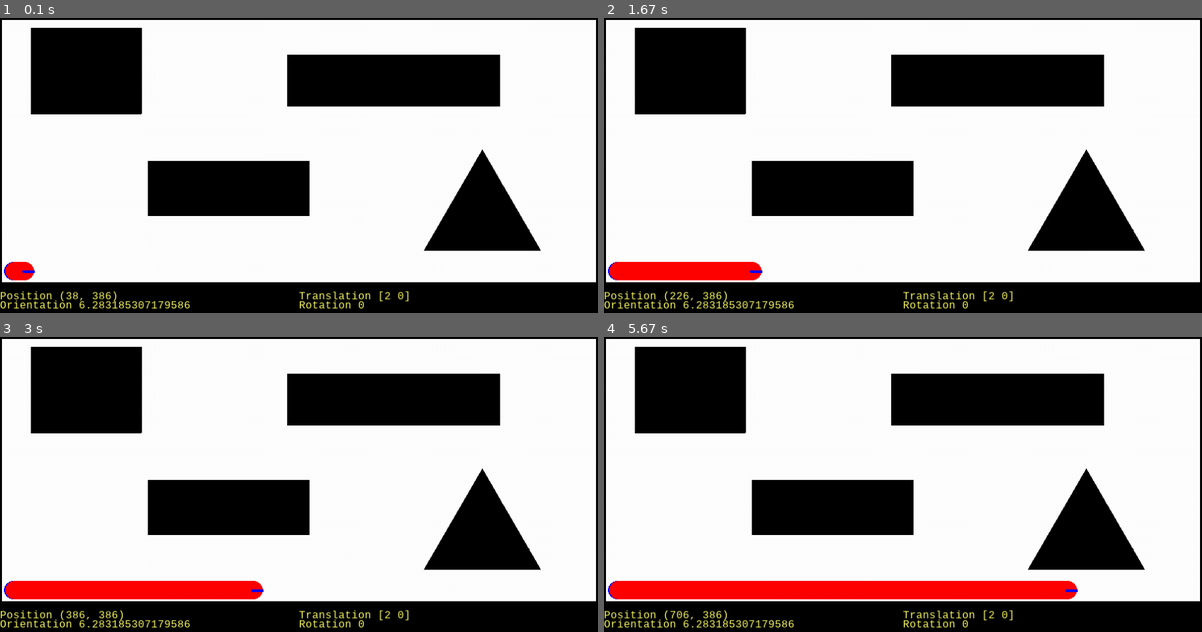
Above: before the commit, frames 1-4 (two rows, left to right).
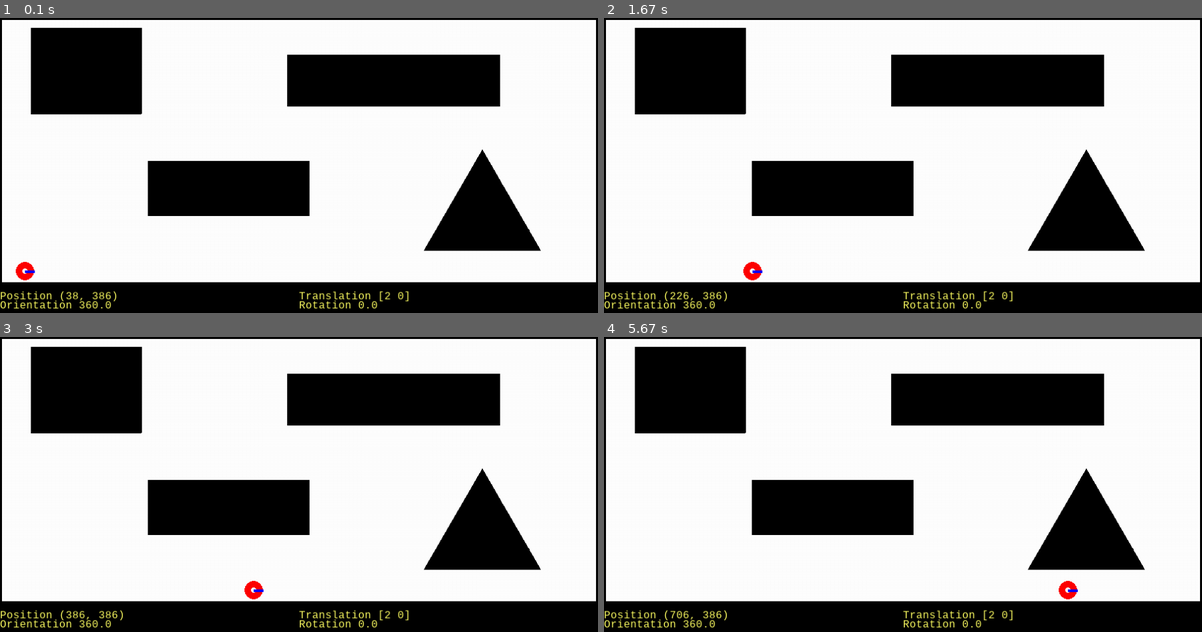
Above: after the commit, the same moments.

Repository: F3RR1N/RBE_ARN
Game: pygame game, started from pygame_sim.py
The game is run twice, just before and just after one commit, with the same random seed, the same clock (stepped at 60 frames per second) and the same inputs.
Inputs:
- Up to frame 1 (0.1 s): no input
- Up to frame 2 (1.67 s): no input
- Up to frame 3 (3 s): no input
- Up to frame 4 (5.67 s): no input

The runs differ from the first frame. In frame 1, 0.4% of the frame differs, in the area x 0-64%, y 82-99%; in frame 2, 1.7%; in frame 3, 2.8%; in frame 4, 5.1%, in the area x 0-79%, y 82-99%.

Commit message:
Update pygame_sim.py

Diff:
--- a/pygame_sim.py
+++ b/pygame_sim.py
@@ -5,6 +5,10 @@
 2019/01/27
 Simple Reactive navigation:
 This code is a simulation of a "roomba" style robot that only changes direction when it encounters an obstacle.
+the code displays the current absolute position, absolute orientation in degrees, relative translation,
+and relative rotation on the bottom of the screen. The Robot path trace can be toggled on and off by changing
+trace to True or False. The position data is saved to a text file 'ARN_HW1.txt'
+python version 3.6.7
 
 """
 
@@ -13,6 +17,7 @@
 import math
 import numpy
 import random
+
 
 white = (255, 255, 255)
 black = (0, 0, 0)
@@ -69,8 +74,6 @@
         if (c_x, c_y) in obs_loc:
             return True
         i = i - math.pi / 6
-        if i <= 0:
-            i = 2 * math.pi
     return False
 
 
@@ -84,8 +87,6 @@
         if (sen_loc_x, sen_loc_y) in obs_loc:
             return True
         i = i - math.pi / 4
-        if i <= 0:
-            i = 2 * math.pi
     return False
 
 # function to find open paths"
@@ -93,7 +94,7 @@
     a = bot_angle - math.pi / 4
     b = bot_angle + math.pi / 4
     free = []
-    for x in range(0, 3):
+    for x in range(0, 2):
         sen_xa = int(bot_pos[0] + (bot_rad + scan_rad) * math.cos(a))
         sen_ya = int(bot_pos[1] + (bot_rad + scan_rad) * math.sin(a))
         sen_xb = int(bot_pos[0] + (bot_rad + scan_rad) * math.cos(b))
@@ -103,11 +104,8 @@
         if (sen_xb, sen_yb) not in obs_loc:
             free.append(b)
         a = a - math.pi / 4
-        b = b - math.pi / 4
-        if b >= 2 * math.pi:
-            b = 2 * math.pi
-        if a <= 0:
-            a = 0
+        b = b + math.pi / 4
+
     if len(free) == 0:
         free.append(bot_angle - math.pi)
     if len(free) == 1:
@@ -128,14 +126,16 @@
     pygame.display.set_caption('Roomba Sim')
     background = pygame.image.load("Obs_hw1.png")
     screen.blit(background, (0, 0))
-    pygame.draw.circle(screen, blue, bot_pos, bot_rad, 10)
+    pygame.draw.circle(screen, red, bot_pos, bot_rad, 10)
     pygame.draw.line(screen, green, bot_pos, bot_lend, 4)
     font = pygame.font.SysFont("monospace", 16)
     traker = pygame.Surface((columns, 50))
     screen.blit(traker, (0, rows+1))
     pygame.display.update()
 
-    trace = True
+    file = open('ARN_HW1.txt', 'w')
+
+    trace = False
     running = True
     rotation = 0
     while running:
@@ -152,16 +152,23 @@
             translation = numpy.subtract(bot_pos, pos_prior)
             ang_prior = bot_angle
             bot_angle = scan_area(bot_rad, scan_rad, bot_pos, bot_angle, obs_loc)
-            rotation = bot_angle -ang_prior
+            if bot_angle > 2 * math .pi:
+                bot_angle = bot_angle - 2 * math.pi
+            if bot_angle < 0:
+                bot_angle = 2 * math.pi + bot_angle
+            rotation = bot_angle - ang_prior
         else:
             obs = obs_detect(bot_rad, bot_pos, bot_angle, obs_loc)
             if obs:
                 print("obstacle")
                 ang_prior = bot_angle
                 bot_angle = scan_area(bot_rad, scan_rad, bot_pos, bot_angle, obs_loc)
+                if bot_angle > 2 * math.pi:
+                    bot_angle = bot_angle - 2 * math.pi
+                if bot_angle < 0:
+                    bot_angle = 2 * math.pi + bot_angle
                 rotation = bot_angle - ang_prior
-                if bot_angle <= 0:
-                    bot_angle = 2 * math.pi
+
             else:
                 pos_prior = bot_pos
                 bot_pos_x = int(bot_pos[0] + bot_move * math.cos(bot_angle))
@@ -176,14 +183,19 @@
         pygame.draw.line(screen, blue, bot_pos, bot_lend, 4)
         screen.blit(traker, (0, rows + 1))
         pos_text = font.render("Position " + str(bot_pos), True, yellow)
-        ang_text = font.render("Orientation " + str(bot_angle), True, yellow)
+        ang_text = font.render("Orientation " + str(bot_angle * 180 / math.pi), True, yellow)
         trnl_text = font.render("Translation " + str(translation), True, yellow)
-        rot_text = font.render("Rotation " + str(rotation), True, yellow)
+        rot_text = font.render("Rotation " + str(rotation * 180 / math.pi), True, yellow)
         screen.blit(pos_text, (0, rows + pos_text.get_height() // 2))
         screen.blit(ang_text, (0, rows + pos_text.get_height() + 4))
         screen.blit(trnl_text, (columns / 2, rows + pos_text.get_height() // 2))
         screen.blit(rot_text, (columns / 2, rows + pos_text.get_height() + 4))
+
+        # write data to file.
         print("postion ", bot_pos, "angle ", bot_angle)
+        file = open('ARN_HW1.txt', 'a')
+        file.write("Position " + repr(bot_pos) + " Translation " + repr(translation) + " Orientation " + repr(bot_angle * 180 / math.pi) + " Rotation " + repr(rotation * 180 / math.pi) + '\n')
+        file.close()
         pygame.display.update()
 
 
